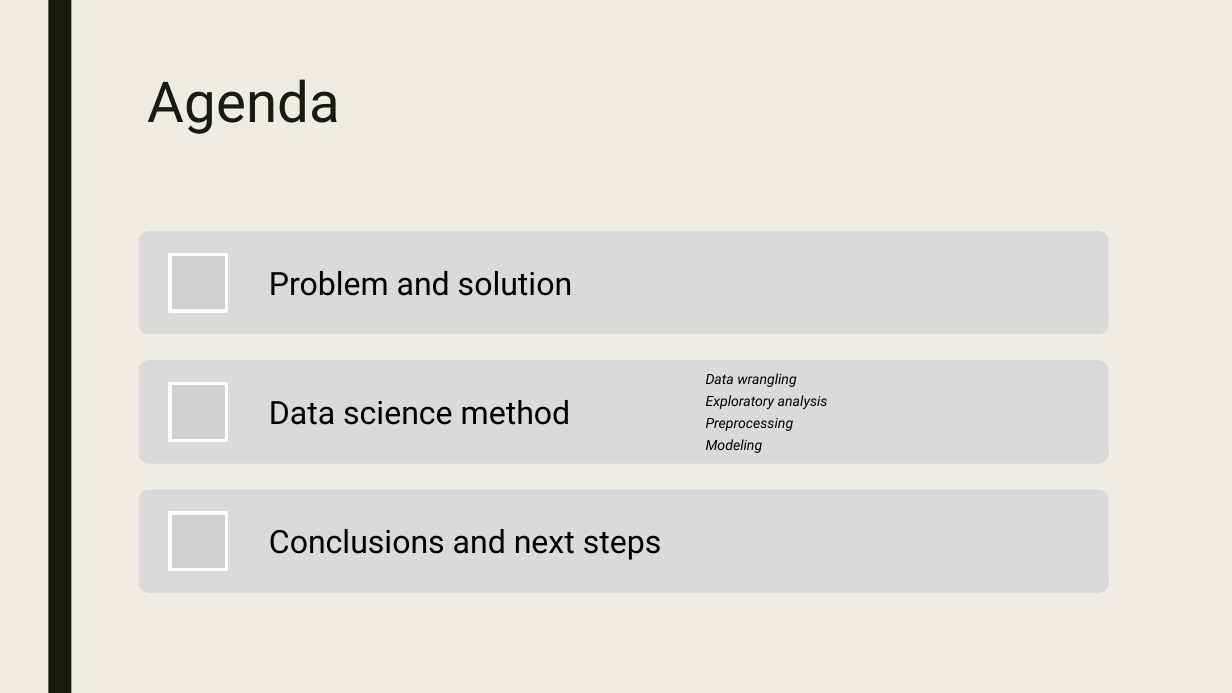
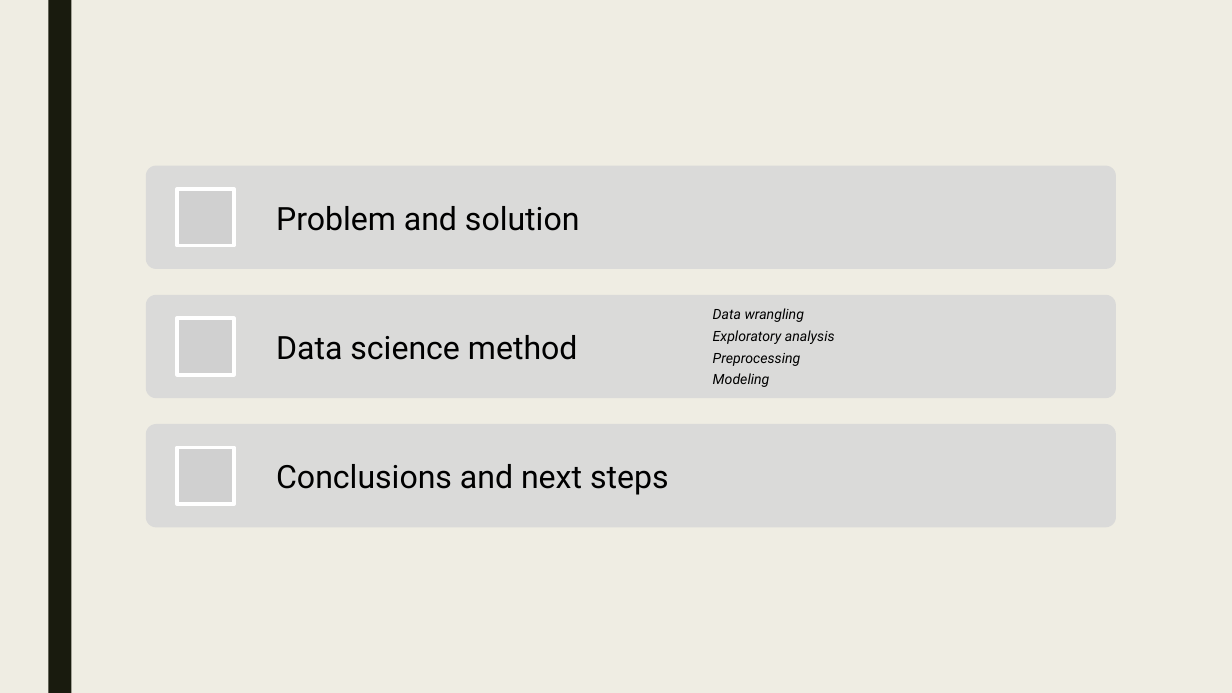
Before and after one commit to levancie/customer-churn, a slide deck: slide 2 of Presentation.pptx. Drawn at 1232x693 pixels with LibreOffice and Linux fonts; fonts in the diff are those of the drawing; grey boxes stand for pictures. Boxes give left, top, right and bottom in pixels: in the first picture for what was removed or moved away, otherwise in the second. Text is boxed around its words. In the diff, an @@ line names an element or a change of style, - is before the commit and + after.

```diff
--- a/Presentation.pptx
+++ b/Presentation.pptx
@@ title removed at bbox=[148, 79, 340, 134] @@
-Agenda
@@ rounded rectangle: place and size @@
-rounded rectangle at bbox=[139, 490, 1109, 593]
+rounded rectangle at bbox=[146, 165, 1116, 269]
@@ 4 texts, 3 pictures: place and size @@
-4 texts, 3 pictures at bbox=[170, 254, 828, 570]
+4 texts, 3 pictures at bbox=[177, 189, 835, 505]
@@ rounded rectangle: place and size @@
-rounded rectangle at bbox=[139, 231, 1109, 335]
+rounded rectangle at bbox=[146, 295, 1116, 398]
@@ rounded rectangle: place and size @@
-rounded rectangle at bbox=[139, 360, 1109, 464]
+rounded rectangle at bbox=[146, 424, 1116, 528]
```
Also in this commit, not shown: 3 other slides changed.
